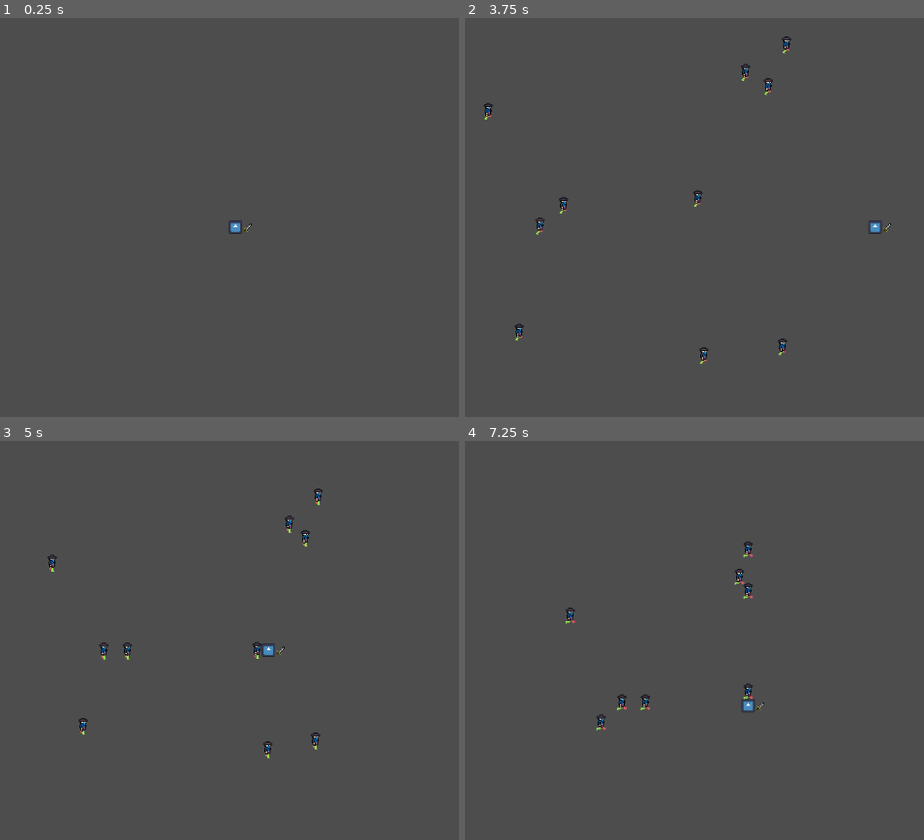
Above: before the commit, frames 1-4 (two rows, left to right).
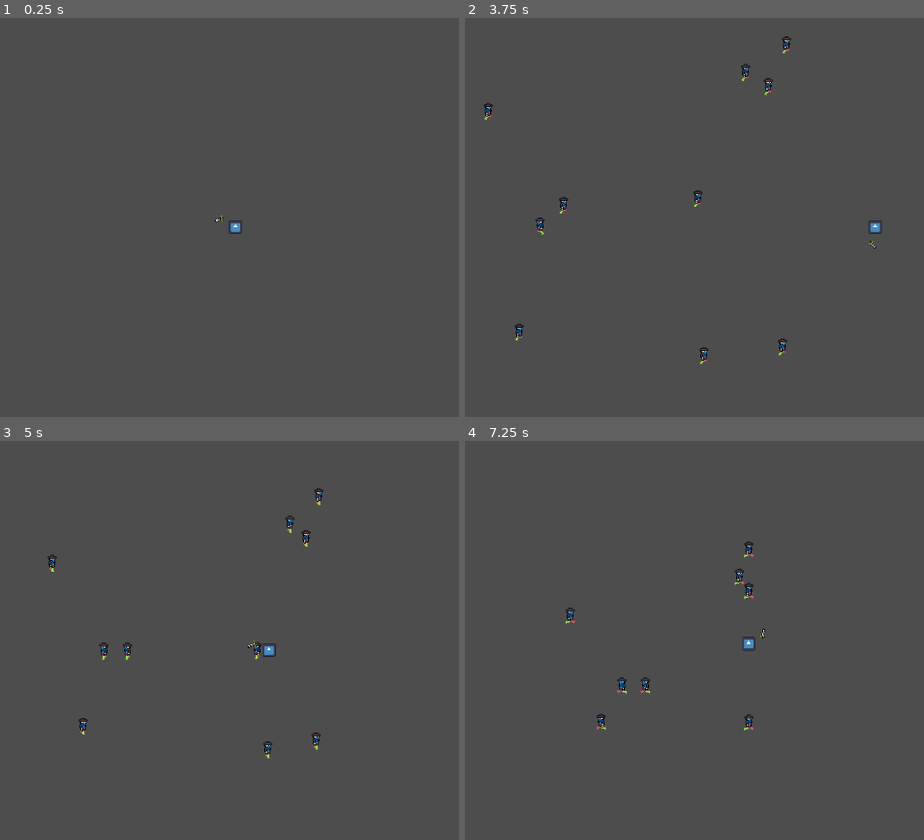
Above: after the commit, the same moments.

Repository: Mastersujo/RougeLIke
Game: Godot game, scene res://Scenes/level1/Level_A.tscn
The game is run twice, just before and just after one commit, with the same random seed, the same clock (stepped at 60 frames per second) and the same inputs. The engine's default icon, where the game draws it, is replaced by a stand-in: a white triangle on a blue panel in a dark square.
Inputs (mouse positions are in pixels of both pictures, inside the frame that each line leads up to):
- Up to frame 1 (0.25 s): no input
- Up to frame 2 (3.75 s): tap Enter at 0.5 s; move the mouse to (809, 177) at 0.52 s; hold D (right) 0.53-1.28 s; click (809, 177) at 0.6 s; move the mouse to (487, 221) at 1.27 s; hold S (down) 1.28-2.03 s; click (487, 221) at 1.35 s; tap Space at 2 s; move the mouse to (717, 105) at 2.02 s; hold D (right) 2.03-2.78 s; click (717, 105) at 2.1 s; move the mouse to (602, 285) at 2.77 s; hold W (up) 2.78-3.53 s; click (602, 285) at 2.85 s; move the mouse to (873, 265) at 3.52 s; hold A (left) from 3.53 s (still down); click (873, 265) at 3.6 s
- Up to frame 3 (5 s): keep holding A (left); move the mouse to (outside the picture) at 4.27 s; click (outside the picture) at 4.35 s
- Up to frame 4 (7.25 s): move the mouse to (680, 624) at 5.02 s; release A (left) at 5.03 s; hold S (down) 5.03-5.78 s; click (680, 624) at 5.1 s; move the mouse to (524, 512) at 5.77 s; hold D (right) 5.78-6.53 s; click (524, 512) at 5.85 s; move the mouse to (809, 600) at 6.52 s; hold W (up) from 6.53 s (still down); click (809, 600) at 6.6 s

The runs differ from the first frame. In frame 1, less than 0.1% of the frame differs, in the area x 46-55%, y 49-54%; in frame 2, less than 0.1%; in frame 3, 0.3%; in frame 4, 0.6%, in the area x 28-66%, y 25-73%.

Commit message:
player attack and rotate weapons
weapon rotates to mouse facing and attack is on a cooldown. added the hit func for enemies and detection for player, you can die now. also modulate colors for enemies when they are hit

Diff:
--- a/Scenes/enemies/level 1/Blue_Enemy.tscn
+++ b/Scenes/enemies/level 1/Blue_Enemy.tscn
@@ -73,6 +73,9 @@
 [sub_resource type="RectangleShape2D" id="RectangleShape2D_crm1t"]
 size = Vector2(14, 24)
 
+[sub_resource type="RectangleShape2D" id="RectangleShape2D_tgl8x"]
+size = Vector2(6, 12)
+
 [node name="BlueEnemy" type="CharacterBody2D" groups=["Enemy"]]
 platform_on_leave = 1
 platform_floor_layers = 0
@@ -96,3 +99,23 @@
 [node name="CollisionShape2D" type="CollisionShape2D" parent="Body"]
 position = Vector2(0, 1)
 shape = SubResource("RectangleShape2D_crm1t")
+
+[node name="Timers" type="Node2D" parent="."]
+
+[node name="HurtFlasher" type="Timer" parent="Timers"]
+wait_time = 0.25
+one_shot = true
+
+[node name="AttackCD" type="Timer" parent="Timers"]
+one_shot = true
+
+[node name="AttackBox" type="Node2D" parent="."]
+
+[node name="PlayerHurt" type="Area2D" parent="AttackBox"]
+collision_layer = 0
+collision_mask = 2
+
+[node name="CollisionShape2D" type="CollisionShape2D" parent="AttackBox/PlayerHurt"]
+shape = SubResource("RectangleShape2D_tgl8x")
+
+[connection signal="timeout" from="Timers/HurtFlasher" to="." method="_on_hurt_flasher_timeout"]
--- a/Scenes/player.tscn
+++ b/Scenes/player.tscn
@@ -9,6 +9,7 @@
 [sub_resource type="RectangleShape2D" id="RectangleShape2D_cvnsp"]
 
 [sub_resource type="CircleShape2D" id="CircleShape2D_vgqql"]
+radius = 19.026299
 
 [sub_resource type="AtlasTexture" id="AtlasTexture_fkybt"]
 atlas = ExtResource("3_6t5aa")
@@ -47,7 +48,7 @@
 [node name="Weapon" type="Node2D" parent="."]
 
 [node name="Area2D" type="Area2D" parent="Weapon"]
-position = Vector2(19, 0)
+position = Vector2(27, 0)
 collision_layer = 0
 collision_mask = 4
 
@@ -55,5 +56,13 @@
 shape = SubResource("CircleShape2D_vgqql")
 
 [node name="AnimatedSprite2D" type="AnimatedSprite2D" parent="Weapon"]
-position = Vector2(19, 0)
+position = Vector2(27, 0)
 sprite_frames = SubResource("SpriteFrames_x3wgy")
+
+[node name="Timers" type="Node2D" parent="."]
+
+[node name="AttackTimer" type="Timer" parent="Timers"]
+wait_time = 0.75
+autostart = true
+
+[connection signal="timeout" from="Timers/AttackTimer" to="." method="_on_attack_timer_timeout"]
--- a/Scripts/player.gd
+++ b/Scripts/player.gd
@@ -1,22 +1,35 @@
 extends CharacterBody2D
-
+var health:int = 10
 @export var PlayerSpeed:float = 200.0
 @onready var weapon: Node2D = $Weapon
 var weapon_damage = 50
+@onready var attack_timer: Timer = $Timers/AttackTimer
 
-func _physics_process(_delta: float) -> void:
-	if Input.is_action_just_pressed("LMB"):
-		var targets = weapon.get_child(0).get_overlapping_areas()
-		if !targets.is_empty():
-			for target in targets:
-				if target.get_parent().is_in_group("Enemy"):
-					print(target)
-					target.get_parent().damaged(weapon_damage)
+func _ready() -> void:
+	add_to_group("Player")
 
-	get_input()
+func _physics_process(delta: float) -> void:
+	rotate_weapon()
+	get_input(delta)
 	move_and_slide()
 
-func get_input():
+func get_input(delta):
 	# Returns a normalized vector from the movement keys (WASD/Arrow keys)
 	var input_direction = Input.get_vector("left", "right", "up", "down")
 	velocity = input_direction * PlayerSpeed  # Apply speed to movement
+
+func rotate_weapon():
+	weapon.look_at((get_global_mouse_position()))
+
+func damaged(damage):
+	health -= damage
+	if health <= 0:
+		print("dead")
+		queue_free()
+
+func _on_attack_timer_timeout() -> void:
+	var targets = weapon.get_child(0).get_overlapping_areas()
+	if !targets.is_empty():
+		for target in targets:
+			if target.get_parent().is_in_group("Enemy"):
+				target.get_parent().damaged(weapon_damage)
--- a/animated_sprite_2d.gd
+++ b/animated_sprite_2d.gd
@@ -1,22 +1,62 @@
 extends CharacterBody2D
+@onready var sprite: AnimatedSprite2D = $AnimatedSprite2D
+
+@onready var attack_box: Node2D = $AttackBox
+@onready var player_hurt: Area2D = $AttackBox/PlayerHurt
+var attack_damage:int = 1
+@onready var attack_cd: Timer = $Timers/AttackCD
 
 var health = 100
 var speed:float = 35.0
+
+@onready var hurt_flasher: Timer = $Timers/HurtFlasher
 
 # Called when the node enters the scene tree for the first time.
 func _ready() -> void:
 	add_to_group("Enemy")
 
+func _physics_process(delta: float) -> void:
+	attacking()
+	facing_dir()
+	mover(delta)
+	move_and_slide()  # Move character with collision detection
 
-# Called every frame. 'delta' is the elapsed time since the previous frame.
-func _process(delta: float) -> void:
+
+func mover(delta):
 	global_position.x = move_toward(global_position.x, GM.player.global_position.x, speed * delta)
 	global_position.y = move_toward(global_position.y, GM.player.global_position.y, speed * delta)
 
-func _physics_process(_delta: float) -> void:
-	move_and_slide()  # Move character with collision detection
+func facing_dir():##controls attack box facing and sprite facing
+	if global_position.y + 16 < GM.player.global_position.y:
+		attack_box.position.x = 0
+		attack_box.position.y = 12
+	elif global_position.y - 16 > GM.player.global_position.y:
+		attack_box.position.x = 0
+		attack_box.position.y = -12
+	elif global_position.x < GM.player.global_position.x:
+		sprite.flip_h = true
+		attack_box.position.x = 10
+		attack_box.position.y = 0
+	elif global_position.x > GM.player.global_position.x:
+		sprite.flip_h = false
+		attack_box.position.x = -10
+		attack_box.position.y = 0
+
+
+func attacking():
+	if attack_cd.is_stopped():
+		for t in player_hurt.get_overlapping_areas():
+			var target = t.get_parent()
+			if target.is_in_group("Player"):
+				target.damaged(attack_damage)
+				attack_cd.start()
 
 func damaged(damage):
+	sprite.self_modulate = Color.RED
+	hurt_flasher.start()
 	health -= damage
 	if health <= 0:
 		queue_free()
+
+func _on_hurt_flasher_timeout() -> void:
+	sprite.self_modulate = Color.WHITE
Not shown: 1 places in Scenes/enemies/level 1/Blue_Enemy.tscn that only renumber resources
